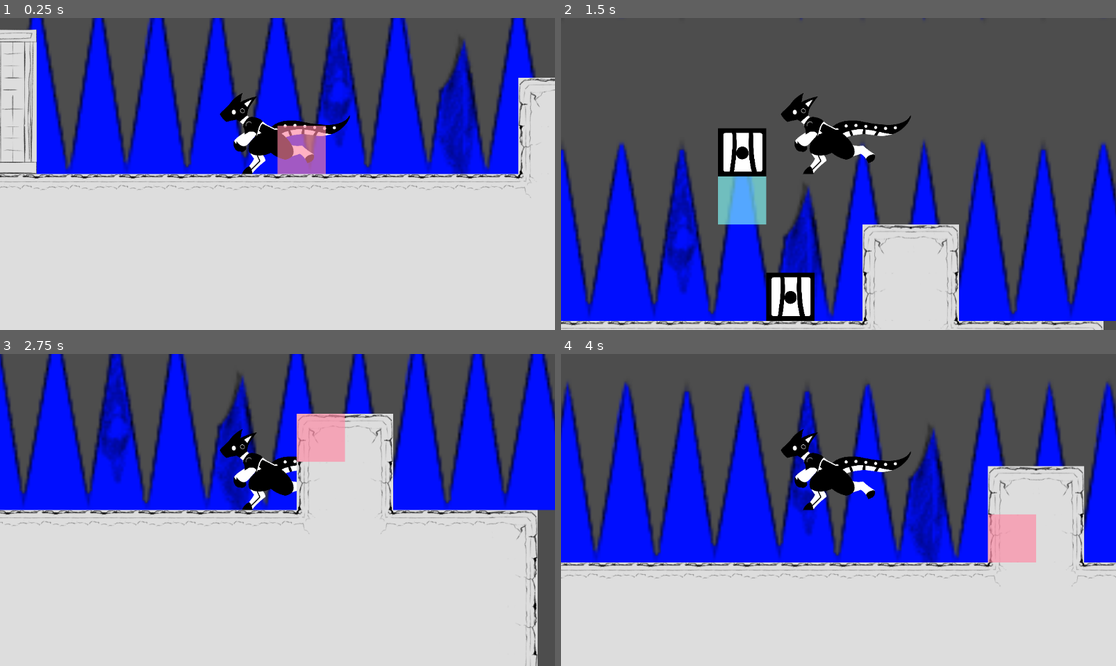
Above: before the commit, frames 1-4 (two rows, left to right).
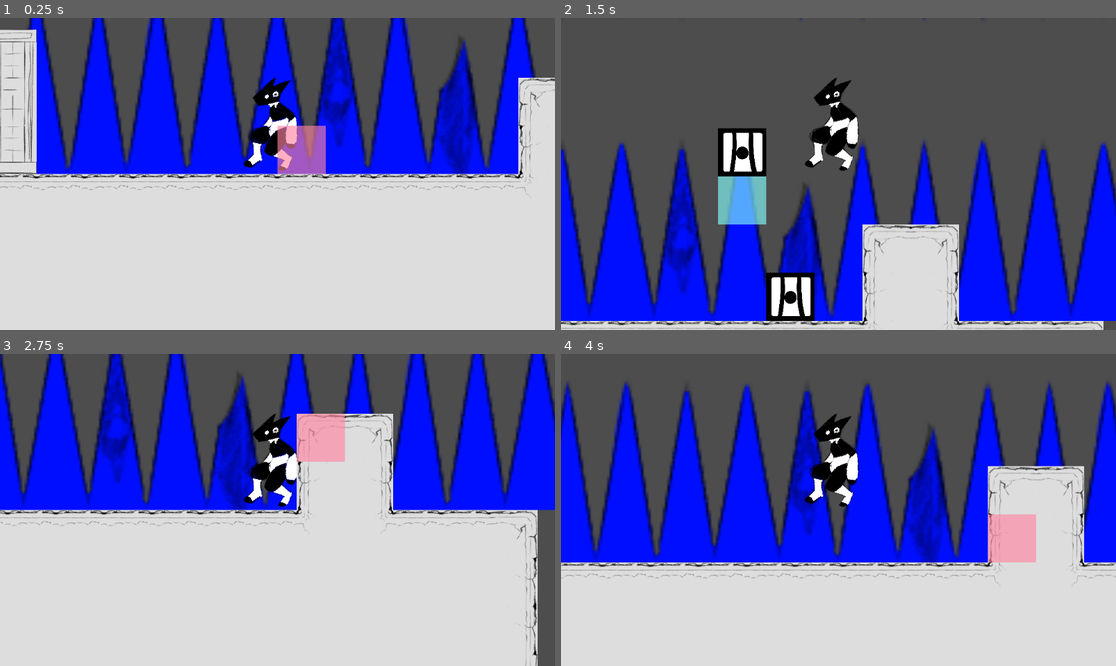
Above: after the commit, the same moments.

Repository: scales-in-git/TeamTime
Game: Godot game, scene res://Scenes/Levels/Debug/DebugLevel.tscn
The game is run twice, just before and just after one commit, with the same random seed, the same clock (stepped at 60 frames per second) and the same inputs. The project has no main scene, so this scene is started directly.
Inputs (mouse positions are in pixels of both pictures, inside the frame that each line leads up to):
- Up to frame 1 (0.25 s): no input
- Up to frame 2 (1.5 s): tap Enter (ui_accept) at 0.5 s; move the mouse to (960, 158) at 0.52 s; hold D (player_right) 0.53-1.28 s; hold Right mouse button (player_block_delete) 0.53-1.28 s; click (960, 158) at 0.67 s; tap Space (player_jump) at 0.77 s; move the mouse to (727, 189) at 1.27 s; hold S from 1.28 s (still down); click (727, 189) at 1.35 s
- Up to frame 3 (2.75 s): tap Space (player_jump) at 1.52 s; move the mouse to (333, 441) at 2.02 s; release S at 2.03 s; hold D (player_right) from 2.03 s (still down); hold Q (player_delete_all) from 2.03 s (still down)
- Up to frame 4 (4 s): tap Enter (ui_accept) at 2.75 s; move the mouse to (810, 572) at 2.77 s; release D (player_right) at 2.78 s; release Q (player_delete_all) at 2.78 s; hold W 2.78-3.53 s; tap F at 2.85 s; click (810, 572) at 2.92 s; tap Space (player_jump) at 3.02, 3.77 s; move the mouse to (1005, 556) at 3.52 s; hold A (player_left) from 3.53 s (still down); hold Right mouse button (player_block_delete) from 3.53 s (still down)

The runs differ from the first frame. In frame 1, 2.3% of the frame differs, in the area x 39-64%, y 19-51%; in frame 2, 2.2%; in frame 3, 1.9%; in frame 4, 2.3%.

Commit message:
Added Jump

Diff:
--- a/Scenes/Characters/Player/Player.tscn
+++ b/Scenes/Characters/Player/Player.tscn
@@ -31,7 +31,7 @@
 position = Vector2(0, -69.041)
 scale = Vector2(0.273973, 0.273973)
 sprite_frames = ExtResource("2_gqvyu")
-animation = &"Run"
+animation = &"Jump"
 offset = Vector2(0, -113)
 flip_h = true
 
--- a/Scenes/Characters/Player/Sprites/Character_SpriteAnimations.tres
+++ b/Scenes/Characters/Player/Sprites/Character_SpriteAnimations.tres
@@ -1,6 +1,7 @@
-[gd_resource type="SpriteFrames" load_steps=15 format=3 uid="uid://cw6ckk3ric7gn"]
+[gd_resource type="SpriteFrames" load_steps=16 format=3 uid="uid://cw6ckk3ric7gn"]
 
 [ext_resource type="Texture2D" uid="uid://dvq6r0o30rmie" path="res://Scenes/Characters/Player/Sprites/spriteSheet.png" id="1_tjvq5"]
+[ext_resource type="Texture2D" uid="uid://diyg3wyi5sl6t" path="res://Scenes/Characters/Player/Sprites/PlayerJump.png" id="2_5vysq"]
 
 [sub_resource type="AtlasTexture" id="AtlasTexture_5vysq"]
 atlas = ExtResource("1_tjvq5")
@@ -74,6 +75,14 @@
 "speed": 5.0
 }, {
 "frames": [{
+"duration": 1.0,
+"texture": ExtResource("2_5vysq")
+}],
+"loop": true,
+"name": &"Jump",
+"speed": 5.0
+}, {
+"frames": [{
 "duration": 0.5,
 "texture": SubResource("AtlasTexture_32tu0")
 }, {
Binary file added: Scenes/Characters/Player/Sprites/PlayerJump.png
Not shown, added: Scenes/Characters/Player/Sprites/PlayerJump.png.import
